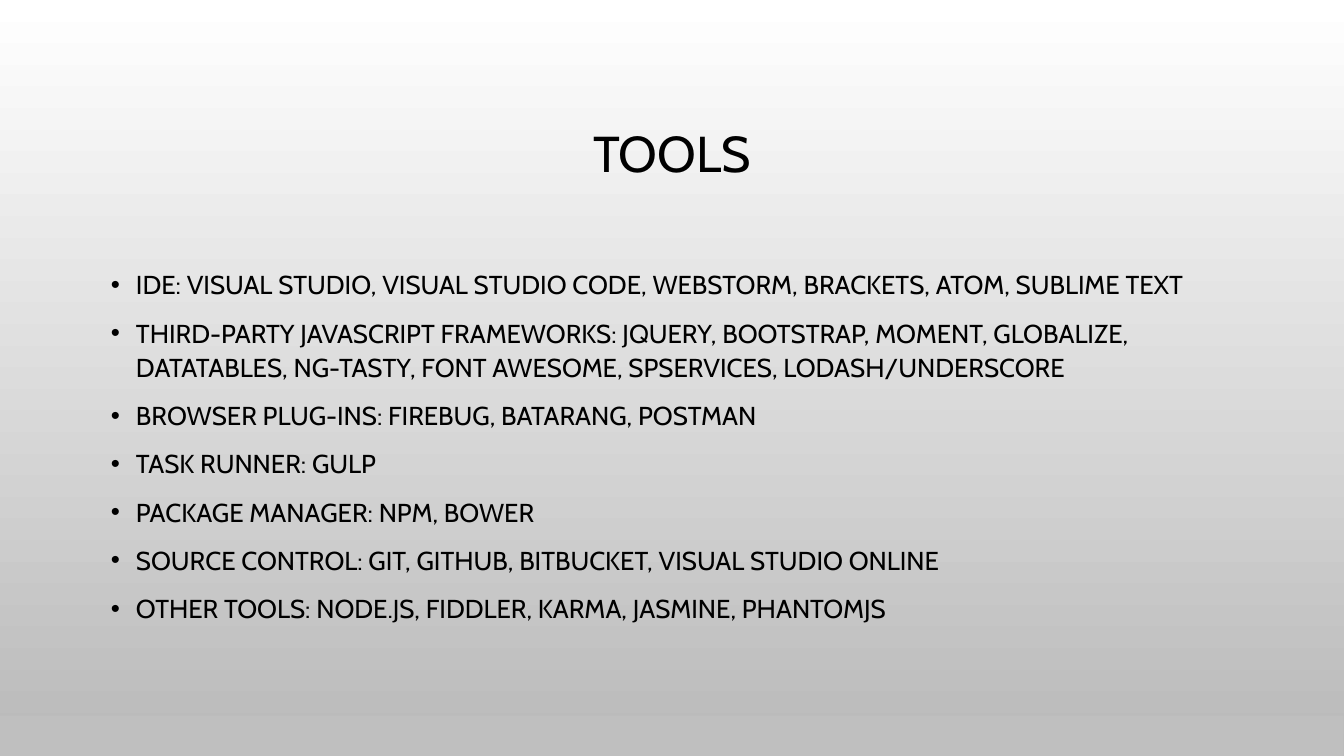
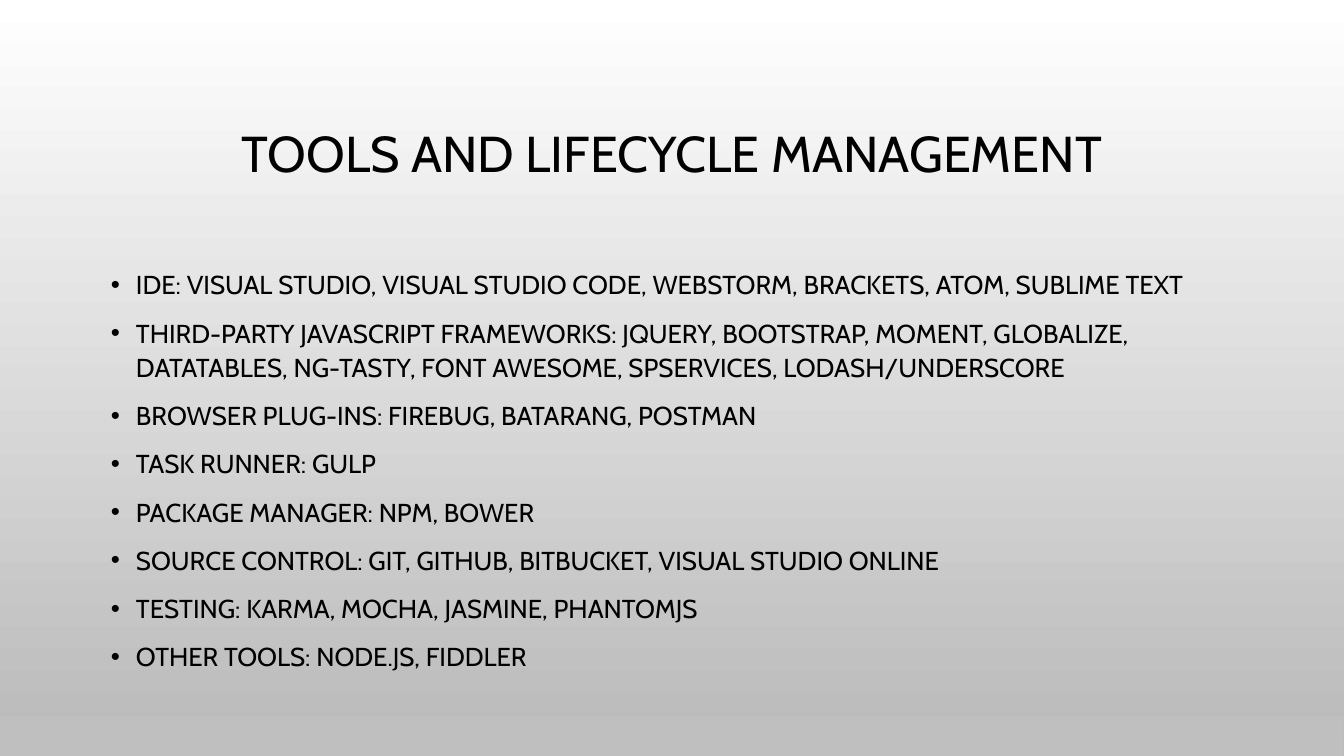
Before and after one commit to spietrek/spsnyc2015, a slide deck: slide 21 of Building SPAs in SharePoint Using AngularJS.pptx. Drawn at 1344x756 pixels with LibreOffice and Linux fonts; fonts in the diff are those of the drawing; background and template pictures are left out. Boxes give left, top, right and bottom in pixels: in the first picture for what was removed or moved away, otherwise in the second. Text is boxed around its words. In the diff, an @@ line names an element or a change of style, - is before the commit and + after.

```diff
--- a/Building SPAs in SharePoint Using AngularJS.pptx
+++ b/Building SPAs in SharePoint Using AngularJS.pptx
@@ title at box(242, 136, 1102, 173): text changed @@
-TOOLS
+TOOLS AND LIFECYCLE MANAGEMENT
@@ text at box(136, 599, 698, 671): text changed @@
-• OTHER TOOLS: NODE.JS, FIDDLER, KARMA, JASMINE, PHANTOMJS
+• TESTING: KARMA, MOCHA, JASMINE, PHANTOMJS
+• OTHER TOOLS: NODE.JS, FIDDLER
```
Also in this commit, not shown: 5 other slides changed.
